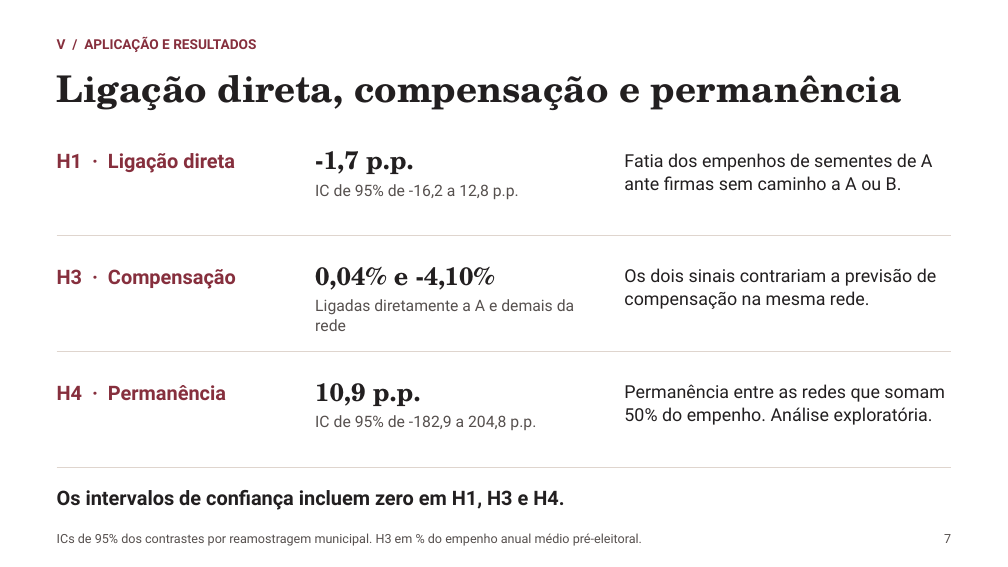
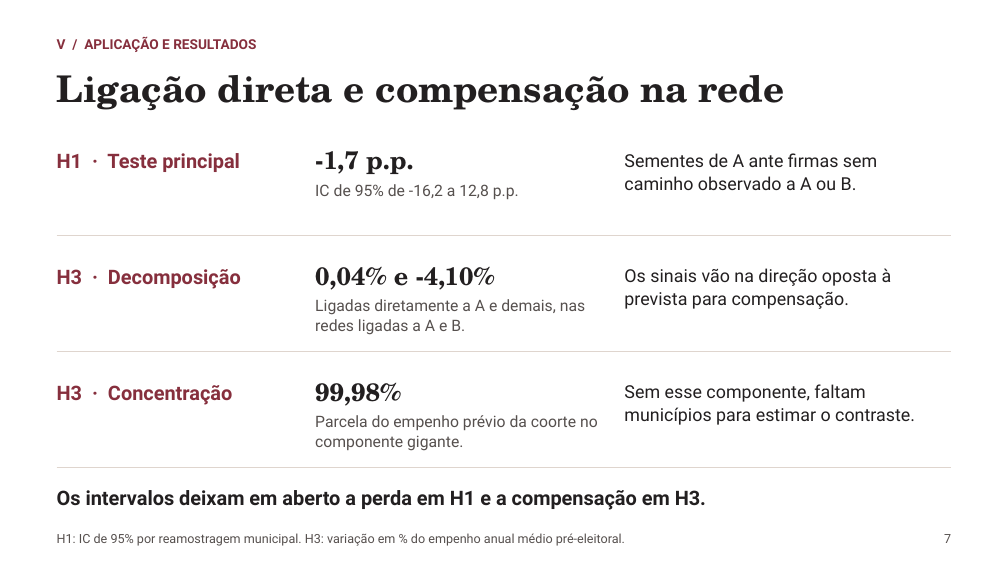
Before and after one commit to rafaelt0/redes-empresariais-alternancia-politica, a slide deck: slide 7 of output/deck.pptx. Drawn at 1008x567 pixels with LibreOffice and Linux fonts; fonts in the diff are those of the drawing. Boxes give left, top, right and bottom in pixels: in the first picture for what was removed or moved away, otherwise in the second. Text is boxed around its words. In the diff, an @@ line names an element or a change of style, - is before the commit and + after.

```diff
--- a/output/deck.pptx
+++ b/output/deck.pptx
@@ text at (x1=57, y1=75, x2=785, y2=110): text changed @@
-Ligação direta, compensação e permanência
+Ligação direta e compensação na rede
@@ text at (x1=57, y1=153, x2=240, y2=172): text changed @@
-H1 · Ligação direta
+H1 · Teste principal
@@ text at (x1=624, y1=153, x2=877, y2=190): text changed @@
-Fatia dos empenhos de sementes de A ante firmas sem caminho a A ou B.
+Sementes de A ante firmas sem caminho observado a A ou B.
@@ text at (x1=57, y1=269, x2=241, y2=289): text changed @@
-H3 · Compensação
+H3 · Decomposição
@@ text at (x1=624, y1=268, x2=892, y2=309): text changed @@
-Os dois sinais contrariam a previsão de compensação na mesma rede.
+Os sinais vão na direção oposta à prevista para compensação.
@@ text at (x1=315, y1=299, x2=585, y2=335): text changed @@
-Ligadas diretamente a A e demais da rede
+Ligadas diretamente a A e demais, nas redes ligadas a A e B.
@@ text at (x1=57, y1=385, x2=232, y2=405): text changed @@
-H4 · Permanência
+H3 · Concentração
@@ text at (x1=315, y1=383, x2=401, y2=406): text changed @@
-10,9 p.p.
+99,98%
@@ text at (x1=624, y1=384, x2=915, y2=425): text changed @@
-Permanência entre as redes que somam 50% do empenho. Análise exploratória.
+Sem esse componente, faltam municípios para estimar o contraste.
@@ text at (x1=315, y1=415, x2=598, y2=451): text changed @@
-IC de 95% de -182,9 a 204,8 p.p.
+Parcela do empenho prévio da coorte no componente gigante.
@@ text at (x1=57, y1=490, x2=706, y2=510): text changed @@
-Os intervalos de confiança incluem zero em H1, H3 e H4.
+Os intervalos deixam em aberto a perda em H1 e a compensação em H3.
@@ text at (x1=57, y1=533, x2=625, y2=546): text changed @@
-ICs de 95% dos contrastes por reamostragem municipal. H3 em % do empenho anual médio pré-eleitoral.
+H1: IC de 95% por reamostragem municipal. H3: variação em % do empenho anual médio pré-eleitoral.
```
Also in this commit, not shown: 5 other slides changed, 4 other files.
